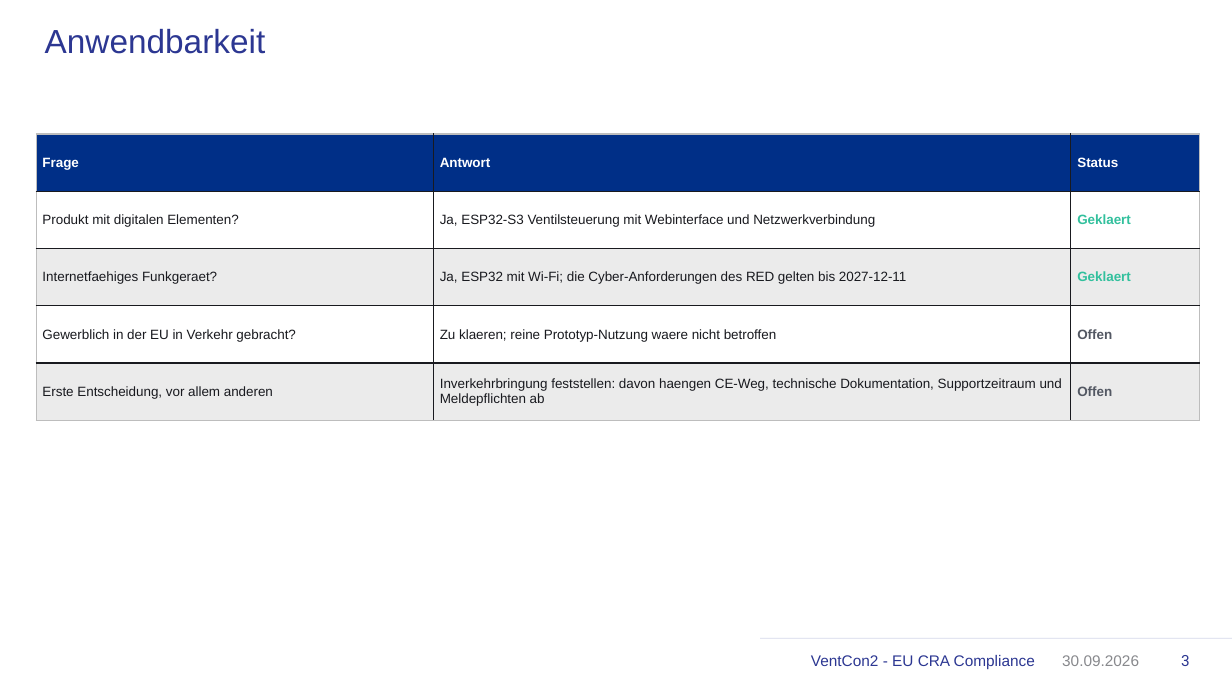
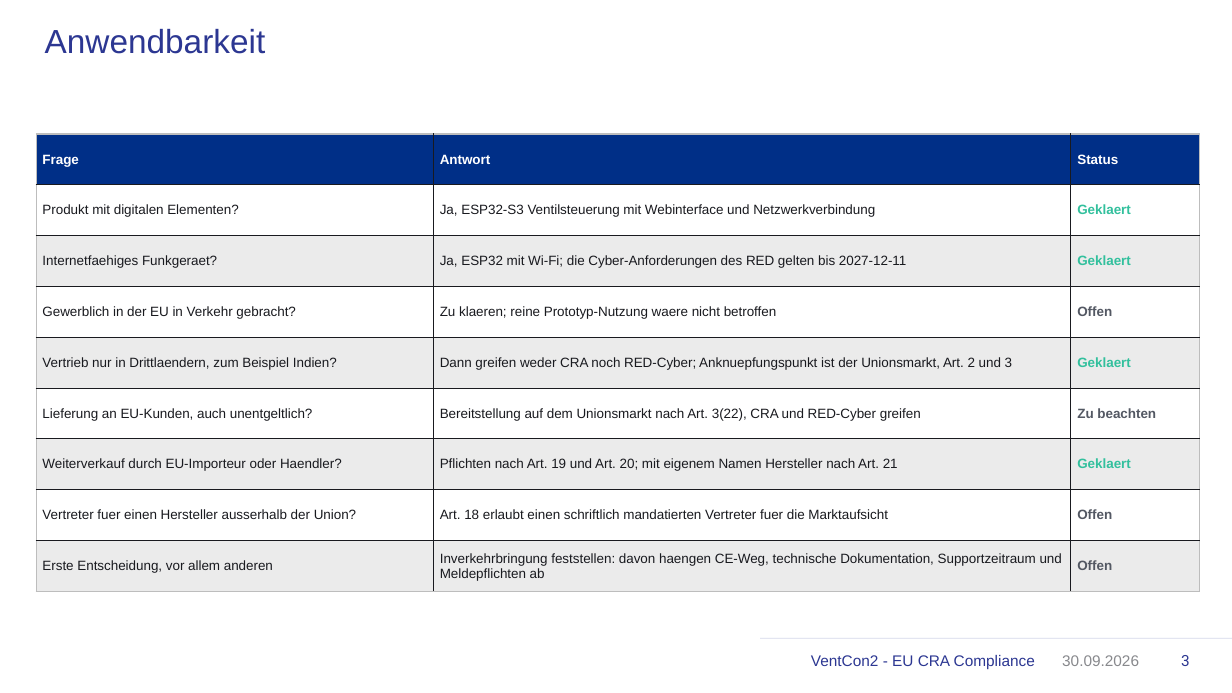
Before and after one commit to habkorn/VentCon2, a slide deck: slide 3 of sec/2026-09-30_CRA_Compliance_Praesentation.pptx. Drawn at 1232x693 pixels with LibreOffice and Linux fonts; fonts in the diff are those of the drawing; background and template pictures are left out. Boxes give left, top, right and bottom in pixels: in the first picture for what was removed or moved away, otherwise in the second. Text is boxed around its words. In the diff, an @@ line names an element or a change of style, - is before the commit and + after.

```diff
--- a/sec/2026-09-30_CRA_Compliance_Praesentation.pptx
+++ b/sec/2026-09-30_CRA_Compliance_Praesentation.pptx
@@ table at (36,134,1200,592) @@
+row 5: Vertrieb nur in Drittlaendern, zum Beispiel Indien? | Dann greifen weder CRA noch RED-Cyber; Anknuepfungspunkt ist der Unionsmarkt, Art. 2 und 3 | Geklaert
+row 6: Lieferung an EU-Kunden, auch unentgeltlich? | Bereitstellung auf dem Unionsmarkt nach Art. 3(22), CRA und RED-Cyber greifen | Zu beachten
+row 7: Weiterverkauf durch EU-Importeur oder Haendler? | Pflichten nach Art. 19 und Art. 20; mit eigenem Namen Hersteller nach Art. 21 | Geklaert
+row 8: Vertreter fuer einen Hersteller ausserhalb der Union? | Art. 18 erlaubt einen schriftlich mandatierten Vertreter fuer die Marktaufsicht | Offen
```
Also in this commit, not shown: 1 other slide changed, 28 other files.
